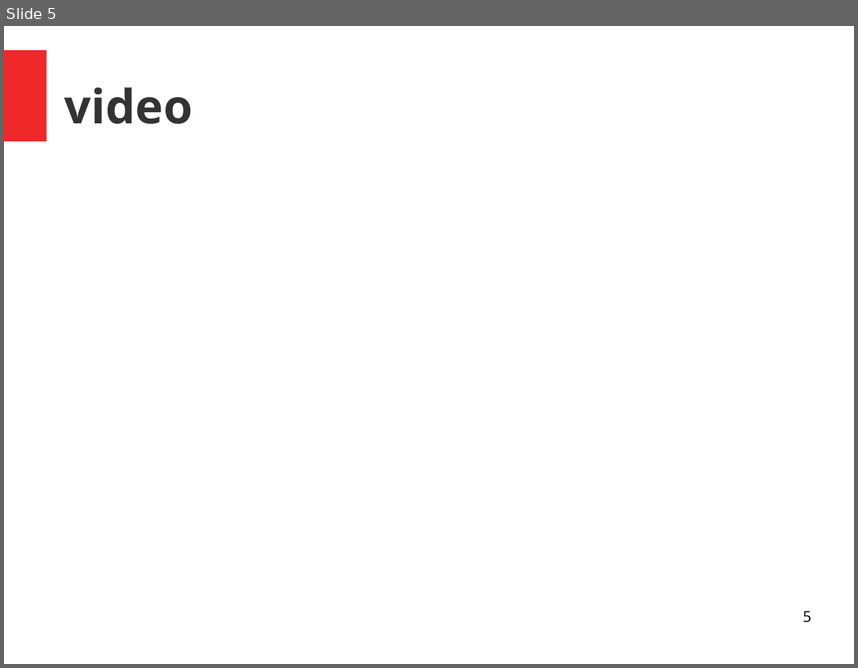
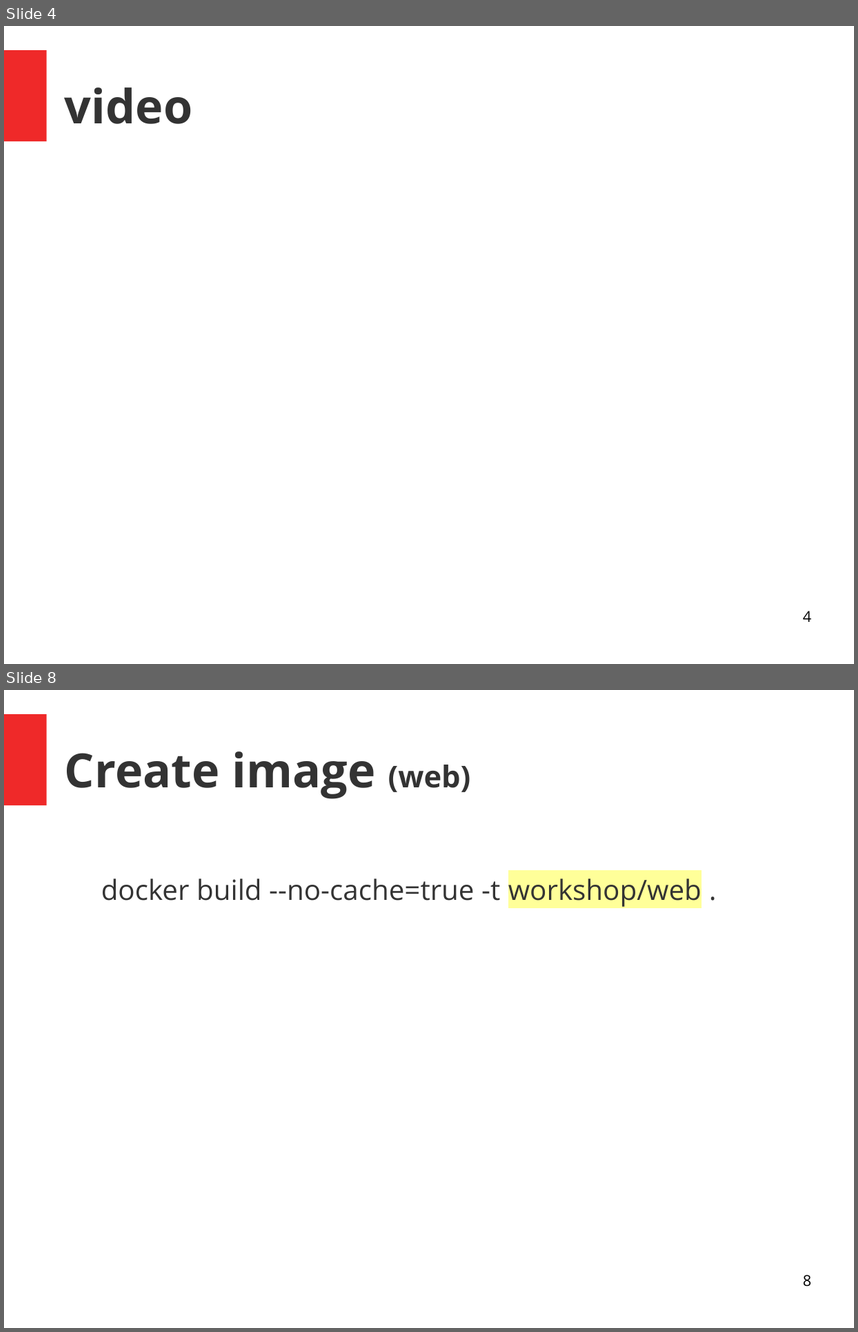
Before and after one commit to skuarch/dockerJava, a slide deck: dockerAndJava.odp. Shown one above the other, each under a label of ours: slide 5 before the commit, slides 4 and 8 after it; the slides between them are not shown. The pictures are 858x668 and 858x1332 pixels, drawn with LibreOffice and Linux fonts; fonts in the diff are those of the drawing. Boxes give left, top, right and bottom in pixels: in the first picture for what was removed or moved away, otherwise in the second. Text is boxed around its words. In the diff, an @@ line names an element or a change of style, - is before the commit and + after.

```diff
--- a/dockerAndJava.odp
+++ b/dockerAndJava.odp
@@ slide 8 added at (x1=4, y1=690, x2=854, y2=1328), background #FFFFFF; not listed: 1 template element that a slide beside it also shows @@
@@ title added at (x1=65, y1=751, x2=471, y2=799), 44 pt, text #333333, bold @@
+Create image (web)
@@ text added at (x1=101, y1=878, x2=702, y2=907), 26 pt, text #333333 @@
+docker build --no-cache=true -t workshop/web .
@@ page number added at (x1=803, y1=1274, x2=811, y2=1286), 14 pt, text #000000 @@
+8
@@ what was slide 5 is now slide 4 @@
@@ page number at (x1=803, y1=610, x2=811, y2=621): text changed @@
-5
+4
```
Also in this commit, not shown: 2 slides changed, 5 other slides added, 2 slides removed, 10 other files.
